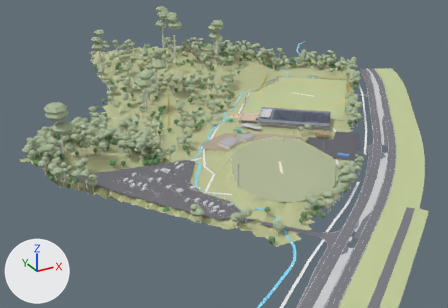
The glTF model KHFR_stage3_summer.glb, before and after one commit.
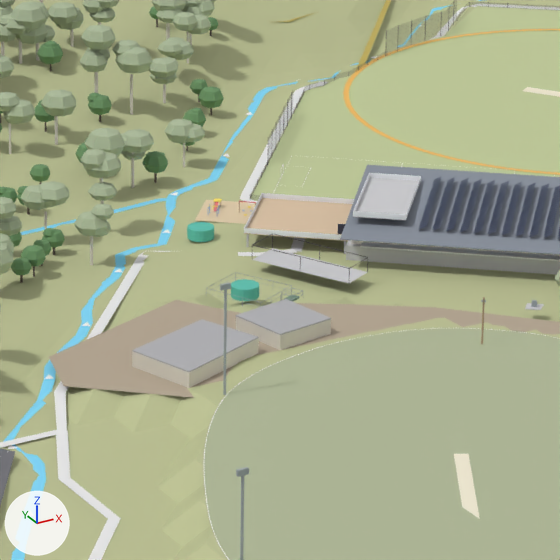
Each version is shown from a 50 mm camera at (-309.9, -559.4, 223.0) aimed at (-60.0, -105.1, -4.2), then close up on the part from 43% to 67% of the width and 25% to 59% of the height. Arrows for +X, +Y and +Z are at lower left; the lights stay in place. The older version's two pictures come first.

The older version as bpy lines, for what is in view:
```python
me_ne_arm__rejoined_at_the_playground__no_crossings = bpy.data.meshes.new('NE arm (rejoined at the playground, no crossings)')
me_ne_arm__rejoined_at_the_playground__no_crossings.from_pydata(...)  # 3248 vertices, 3246 faces; spans x -20.0..260.0, y -32.0..218.0, z -4.0..-1.0
me_ne_arm__rejoined_at_the_playground__no_crossings.materials.append(mat_water)  # cyan #81dbfa
me_reserve_terrain = bpy.data.meshes.new('Reserve terrain')
me_reserve_terrain.from_pydata(...)  # 2439 vertices, 4612 faces; spans x -235.0..227.0, y -265.0..197.0, z -4.0..28.0
me_reserve_terrain.materials.append(mat_base)  # yellow #bfc495
me_viewing_deck__timber = bpy.data.meshes.new('Viewing deck (timber)')
me_viewing_deck__timber.from_pydata(...)  # 10 vertices, 16 faces; spans x -14.1..14.1, y -65.2..-37.0, z 2.9..3.0
me_viewing_deck__timber.materials.append(mat_deck)  # beige #ddc4a6
ob_ne_arm__rejoined_at_the_playground__no_crossings = bpy.data.objects.new('NE arm (rejoined at the playground, no crossings)', me_ne_arm__rejoined_at_the_playground__no_crossings)
ob_ne_arm__rejoined_at_the_playground__no_crossings.location = (0.0, 0.0, 0.0)
ob_reserve_terrain = bpy.data.objects.new('Reserve terrain', me_reserve_terrain)
ob_reserve_terrain.location = (0.0, 0.0, 0.0)
ob_viewing_deck__timber = bpy.data.objects.new('Viewing deck (timber)', me_viewing_deck__timber)
ob_viewing_deck__timber.location = (0.0, 0.0, 0.0)
# also in view: 'Bushland forest (euc_trunk)' at (-62.2, -29.4, 16.8); 'playground pad' at (-6.5, -33.9, 0.0); 'Existing club room roof' at (-52.1, -101.9, 5.5); 'Existing Ground 1 (worn turf)' at (-38.8, -166.2, 3.1); 'Awning' at (25.8, -90.3, 3.7)
```
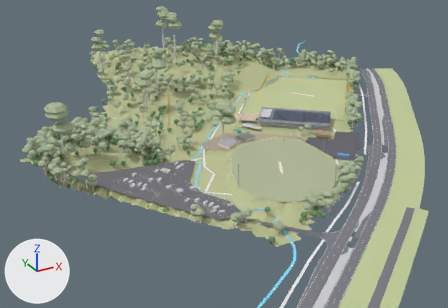
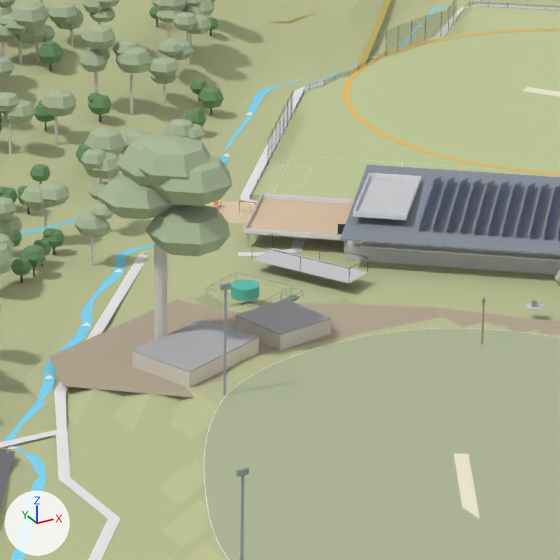
Location of each change, (x1, y1, x2, y2) in pixels of the close-ups (560 x 560 px):
'Sydney blue gum canopy', added
    after: (98, 133, 232, 256)
'Sydney blue gum (existing, ~40 m)', added
    after: (154, 217, 167, 340)

What changed in the scene script:
```text
Add me_sydney_blue_gum_canopy:
    me_sydney_blue_gum_canopy.from_pydata(...)  # 115 vertices, 210 faces; spans x -64.5..-44.1, y -106.0..-84.3, z 21.4..41.7
    me_sydney_blue_gum_canopy.materials.append(mat_euc_can)  # greyish green #adbc9b
Add me_sydney_blue_gum__existing___40_m:
    me_sydney_blue_gum__existing___40_m.from_pydata(...)  # 21 vertices, 30 faces; spans x -56.5..-54.2, y -95.6..-93.4, z 2.5..28.5
    me_sydney_blue_gum__existing___40_m.materials.append(mat_euc_trunk)  # light grey #ddd8d0
Add ob_sydney_blue_gum_canopy:
    ob_sydney_blue_gum_canopy = bpy.data.objects.new('Sydney blue gum canopy', me_sydney_blue_gum_canopy)
    ob_sydney_blue_gum_canopy.location = (0.0, 0.0, 0.0)
Add ob_sydney_blue_gum__existing___40_m:
    ob_sydney_blue_gum__existing___40_m = bpy.data.objects.new('Sydney blue gum (existing, ~40 m)', me_sydney_blue_gum__existing___40_m)
    ob_sydney_blue_gum__existing___40_m.location = (0.0, 0.0, 0.0)
```
